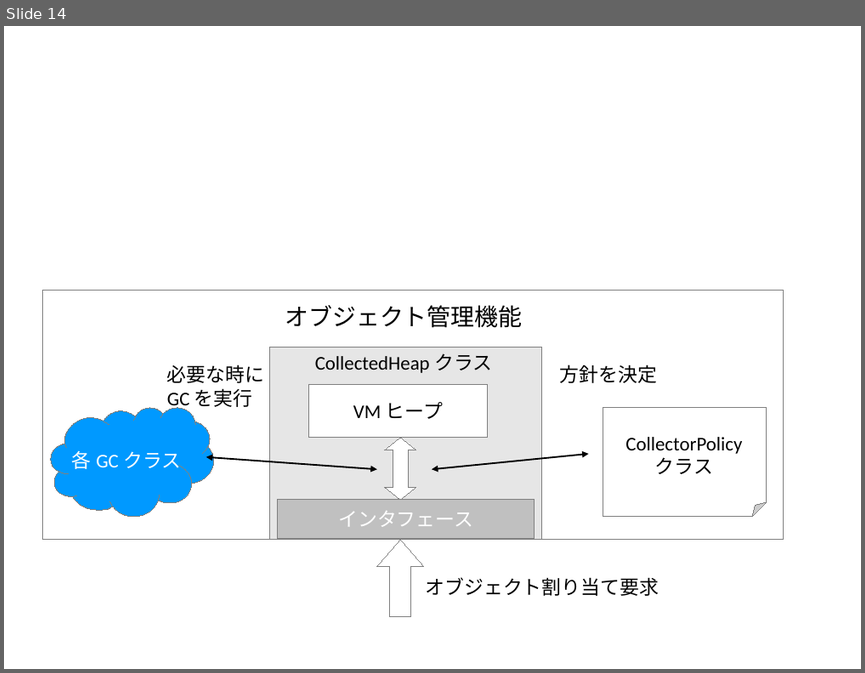
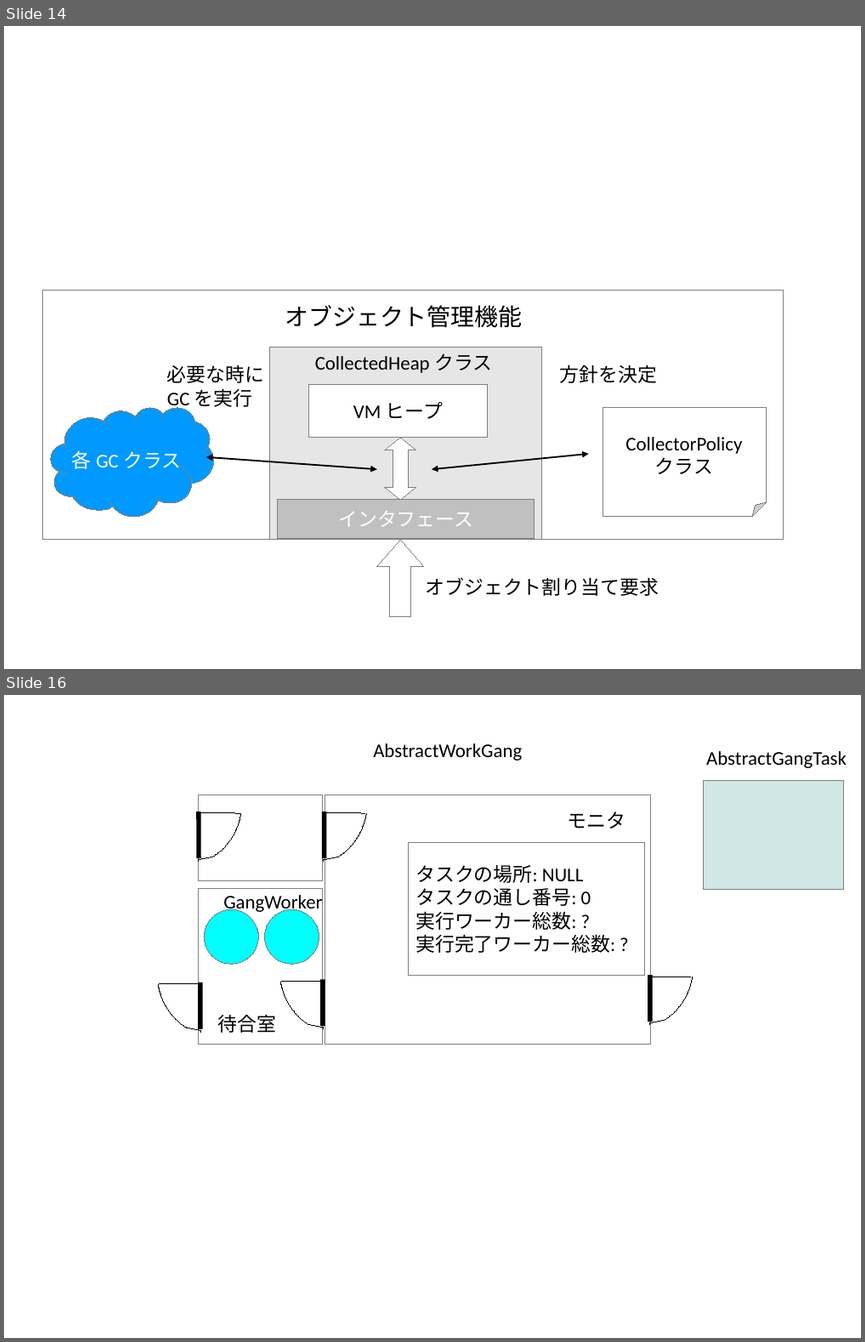
Before and after one commit to authorNari/g1gc-impl-book, a slide deck: misc/g1gc.odp. Shown one above the other, each under a label of ours: slide 14 before the commit, slides 14 and 16 after it; the slides between them are not shown. The pictures are 865x673 and 865x1342 pixels, drawn with LibreOffice and Linux fonts; fonts in the diff are those of the drawing. Boxes give left, top, right and bottom in pixels: in the first picture for what was removed or moved away, otherwise in the second. Text is boxed around its words. In the diff, an @@ line names an element or a change of style, - is before the commit and + after.

Commit message:
並列実行の流れの追記

```diff
--- a/misc/g1gc.odp
+++ b/misc/g1gc.odp
@@ slide 16 added at box(4, 695, 861, 1338), background #FFFFFF @@
@@ text added at box(373, 743, 522, 760), 18 pt, text #000000 @@
+AbstractWorkGang
@@ text added at box(706, 751, 846, 768), 18 pt, text #000000 @@
+AbstractGangTask
@@ rectangle added at box(199, 795, 323, 881), outline #808080 0 pt @@
@@ rectangle added at box(324, 795, 651, 1044), outline #808080 0 pt @@
@@ rectangle added at box(704, 781, 844, 890), fill #CFE7E5, outline #808080 0 pt @@
@@ line added from (199, 811) to (199, 858), #000000 4.31 pt @@
@@ freeform shape added at box(199, 814, 241, 862), outline #000000 0 pt @@
@@ line added from (200, 813) to (239, 813), #000000 0 pt @@
@@ freeform shape added at box(324, 814, 366, 862), outline #000000 0 pt @@
@@ line added from (324, 811) to (324, 858), #000000 4.31 pt @@
@@ line added from (326, 813) to (364, 813), #000000 0 pt @@
@@ text added at box(568, 811, 626, 828), 18 pt, text #000000 @@
+モニタ
@@ rectangle added at box(409, 843, 646, 975), outline #808080 0 pt, 18 pt, text #000000 @@
+タスクの場所: NULL
+タスクの通し番号: 0
+実行ワーカー総数: ?
+実行完了ワーカー総数: ?
@@ rectangle added at box(199, 889, 323, 1044), outline #808080 0 pt @@
@@ text added at box(223, 895, 322, 914), 18 pt, text #000000 @@
+GangWorker
@@ ellipse added at box(204, 909, 258, 964), fill #00FFFF, outline #808080 0 pt @@
@@ ellipse added at box(264, 909, 318, 964), fill #00FFFF, outline #808080 0 pt @@
@@ line added from (650, 975) to (650, 1021), #000000 4.31 pt @@
@@ freeform shape added at box(158, 985, 200, 1032), outline #000000 0 pt @@
@@ line added from (199, 983) to (160, 983), #000000 0 pt @@
@@ line added from (200, 982) to (200, 1029), #000000 4.31 pt @@
@@ freeform shape added at box(281, 982, 324, 1029), outline #000000 0 pt @@
@@ line added from (321, 981) to (282, 981), #000000 0 pt @@
@@ line added from (323, 980) to (323, 1027), #000000 4.31 pt @@
@@ freeform shape added at box(649, 977, 692, 1025), outline #000000 0 pt @@
@@ line added from (653, 976) to (692, 976), #000000 0 pt @@
@@ text added at box(218, 1014, 277, 1032), 18 pt, text #000000 @@
+待合室
```
Also in this commit, not shown: 5 other slides added, 6 other files.
